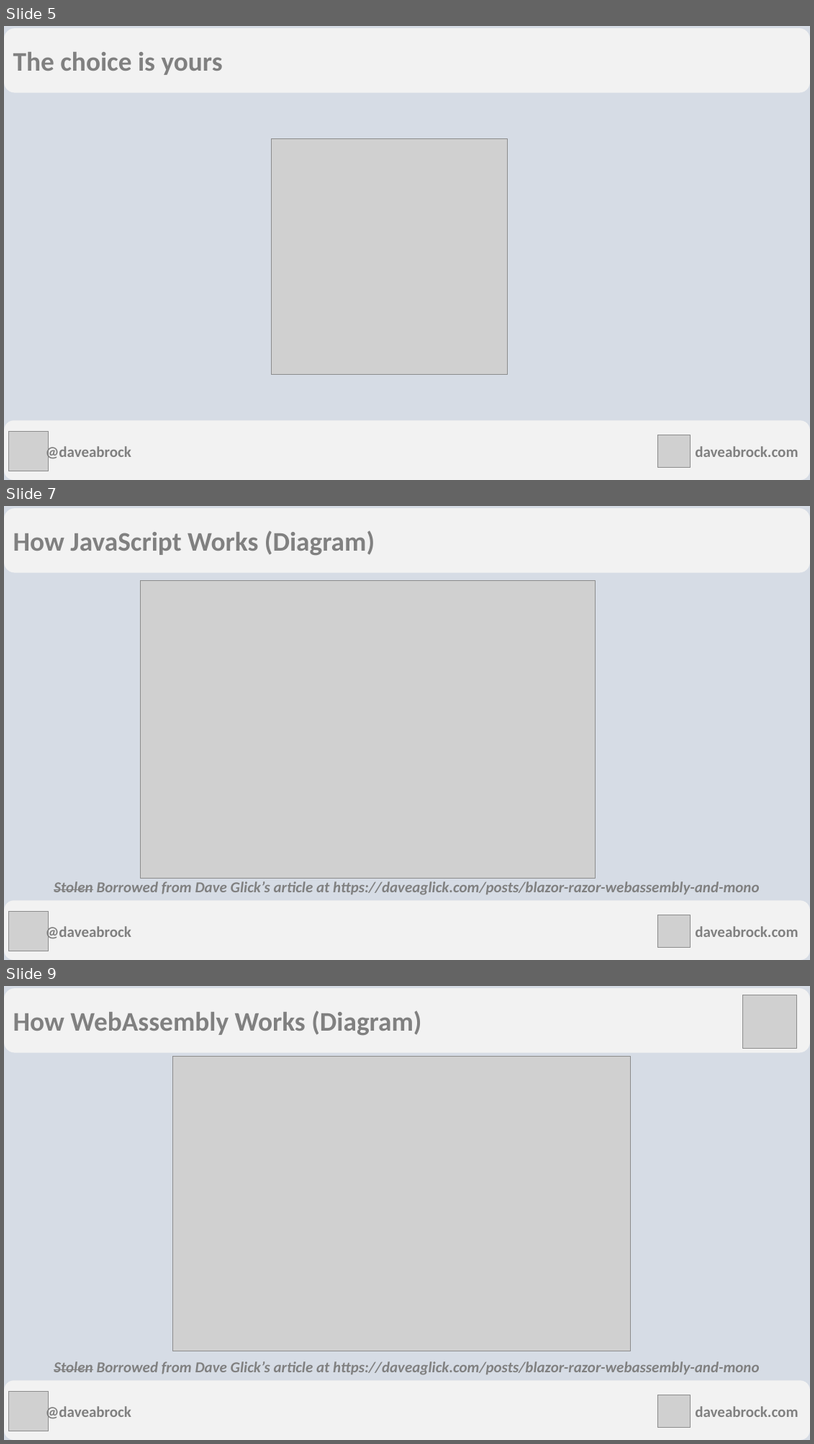
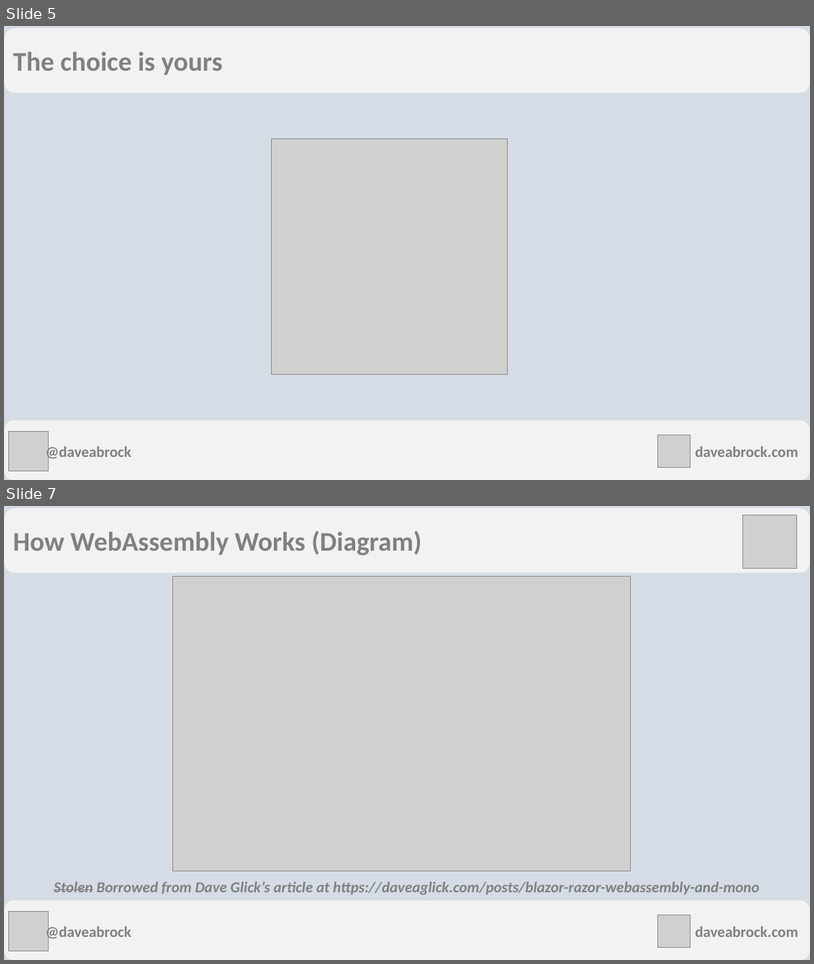
Before and after one commit to daveabrock/csharp-everywhere, a slide deck: slides/C# Everywhere with Blazor.pptx. Shown one above the other, each under a label of ours: slides 5, 7 and 9 before the commit, slides 5 and 7 after it; the slides between them are not shown. The pictures are 814x1444 and 814x964 pixels, drawn with LibreOffice and Linux fonts; fonts in the diff are those of the drawing; grey boxes stand for pictures. Boxes give left, top, right and bottom in pixels: in the first picture for what was removed or moved away, otherwise in the second. Text is boxed around its words. In the diff, an @@ line names an element or a change of style, - is before the commit and + after.

```diff
--- a/slides/C# Everywhere with Blazor.pptx
+++ b/slides/C# Everywhere with Blazor.pptx
@@ slide 7 removed at box(4, 506, 810, 960), background #D6DCE5 @@
@@ rounded rectangle removed at box(4, 508, 810, 573) @@
-How JavaScript Works (Diagram)
@@ picture removed at box(140, 580, 596, 878) @@
@@ text removed at box(54, 881, 759, 895) @@
-Stolen Borrowed from Dave Glick’s article at https://daveaglick.com/posts/blazor-razor-webassembly-and-mono
@@ rounded rectangle removed at box(4, 901, 810, 960) @@
@@ picture removed at box(9, 911, 49, 951) @@
@@ picture removed at box(658, 914, 691, 947) @@
@@ text removed at box(46, 924, 131, 941) @@
-@daveabrock
@@ text removed at box(695, 926, 798, 937) @@
-daveabrock.com
@@ what was slide 9 is now slide 7 @@
```
Also in this commit, not shown: 3 slides changed, 1 other slide removed.
